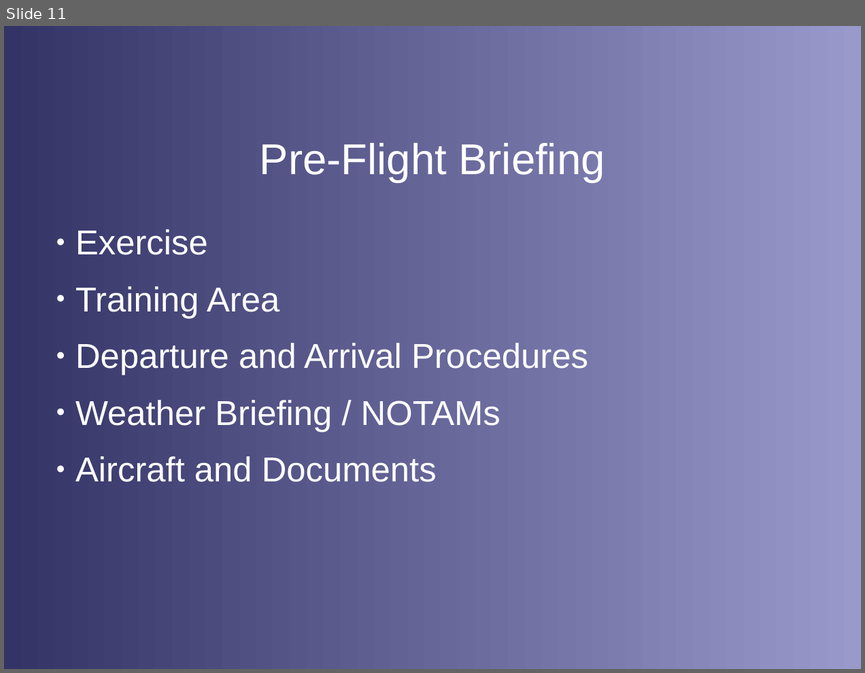
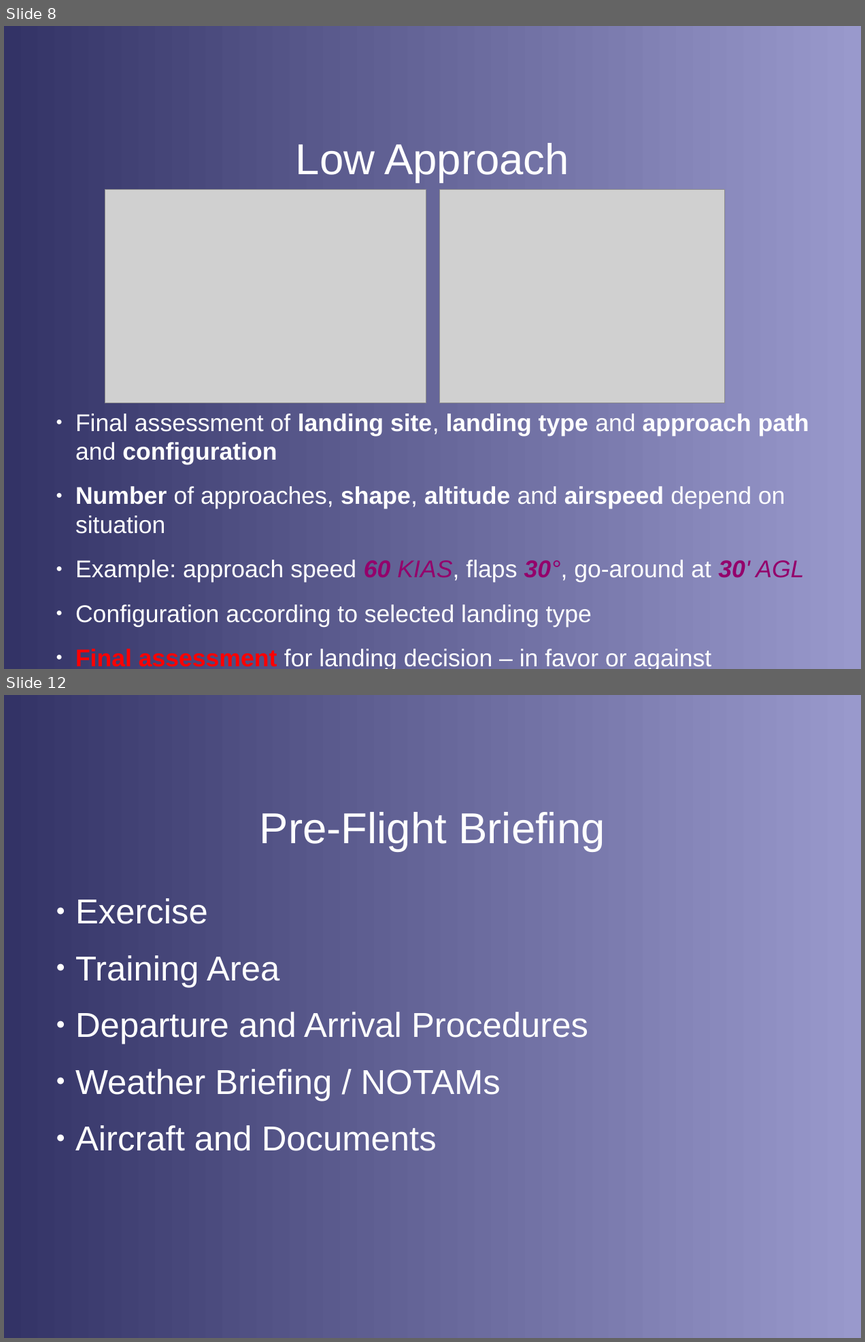
Before and after one commit to stephanheinemann/flight, a slide deck: FI/PrecautionaryLanding/PrecautionaryLanding.odp. Shown one above the other, each under a label of ours: slide 11 before the commit, slides 8 and 12 after it; the slides between them are not shown. The pictures are 865x673 and 865x1342 pixels, drawn with LibreOffice and Linux fonts; fonts in the diff are those of the drawing; grey boxes stand for pictures; background and template pictures are left out. Boxes give left, top, right and bottom in pixels: in the first picture for what was removed or moved away, otherwise in the second. Text is boxed around its words. In the diff, an @@ line names an element or a change of style, - is before the commit and + after.

```diff
--- a/FI/PrecautionaryLanding/PrecautionaryLanding.odp
+++ b/FI/PrecautionaryLanding/PrecautionaryLanding.odp
@@ slide 8 added at box(4, 26, 861, 669), background gradient #333366 to #9999CC @@
@@ title added at box(296, 143, 569, 182), 40 pt, text #FFFFFF @@
+Low Approach
@@ picture added at box(105, 189, 426, 403) @@
@@ picture added at box(439, 189, 725, 403) @@
@@ text added at box(75, 414, 809, 669), 22.4 pt, text #FFFFFF @@
+● Final assessment of landing site, landing type and approach path and configuration
+● Number of approaches, shape, altitude and airspeed depend on situation
+● Example: approach speed 60 KIAS, flaps 30°, go-around at 30' AGL
+● Configuration according to selected landing type
+● Final assessment for landing decision – in favor or against
@@ what was slide 11 is now slide 12 @@
```
Also in this commit, not shown: 6 slides changed, 1 other slide added, 2 slides removed, 3 other files.
